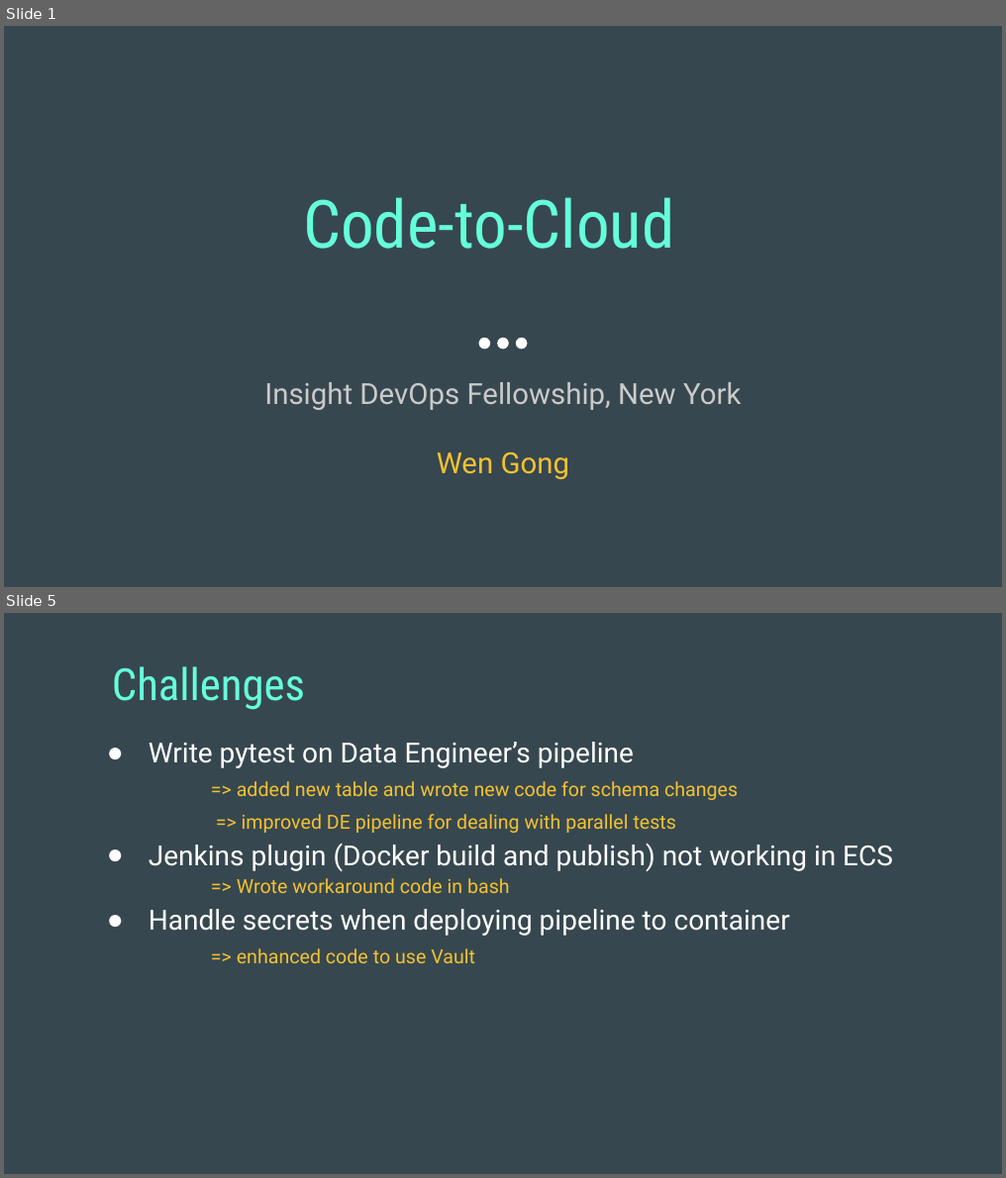
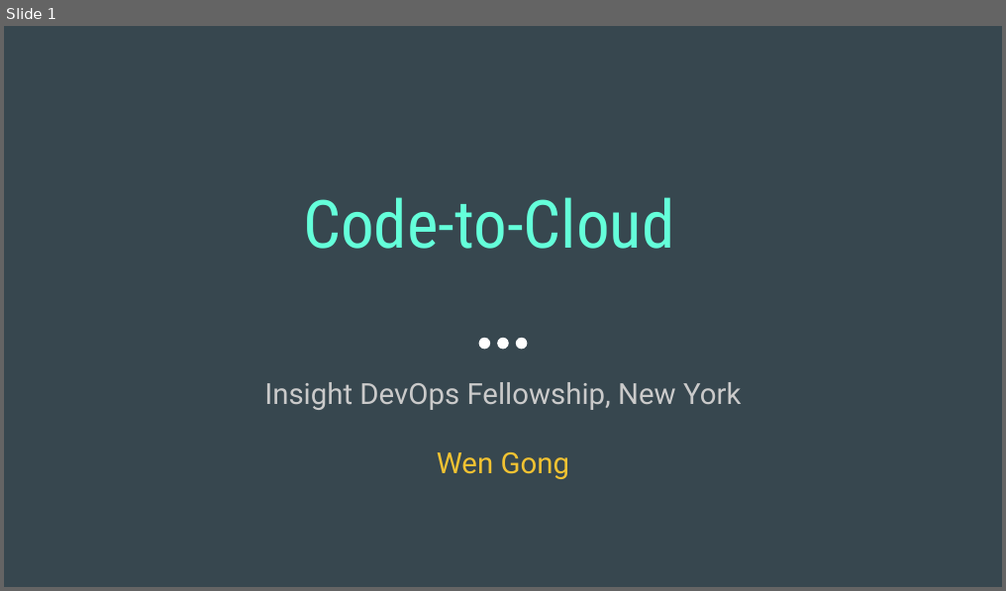
Before and after one commit to wgong/code2cloud, a slide deck: docs/code2cloud.pptx. Shown one above the other, each under a label of ours: slides 1 and 5 before the commit, slide 1 after it; the slides between them are not shown. The pictures are 1006x1178 and 1006x591 pixels, drawn with LibreOffice and Linux fonts; fonts in the diff are those of the drawing. Boxes give left, top, right and bottom in pixels: in the first picture for what was removed or moved away, otherwise in the second. Text is boxed around its words. In the diff, an @@ line names an element or a change of style, - is before the commit and + after.

```diff
--- a/docs/code2cloud.pptx
+++ b/docs/code2cloud.pptx
@@ slide 5 removed at bbox=[4, 613, 1002, 1174], background #37474F @@
@@ title removed at bbox=[112, 666, 305, 710] @@
-Challenges
@@ text removed at bbox=[149, 742, 893, 963] @@
-● Write pytest on Data Engineer’s pipeline
-  => added new table and wrote new code for schema changes
-  => improved DE pipeline for dealing with parallel tests
-● Jenkins plugin (Docker build and publish) not working in ECS
-  => Wrote workaround code in bash
-● Handle secrets when deploying pipeline to container
-  => enhanced code to use Vault
```
Also in this commit, not shown: 2 slides changed, 6 slides added, 6 other slides removed, 1 other file.
